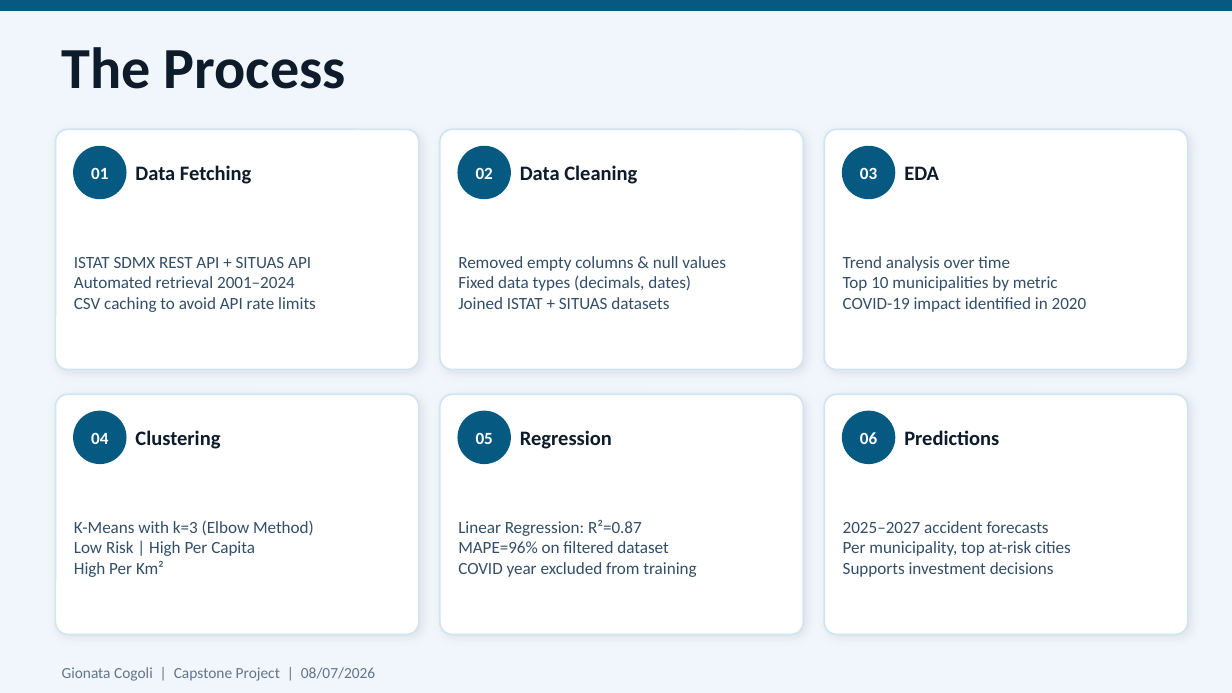
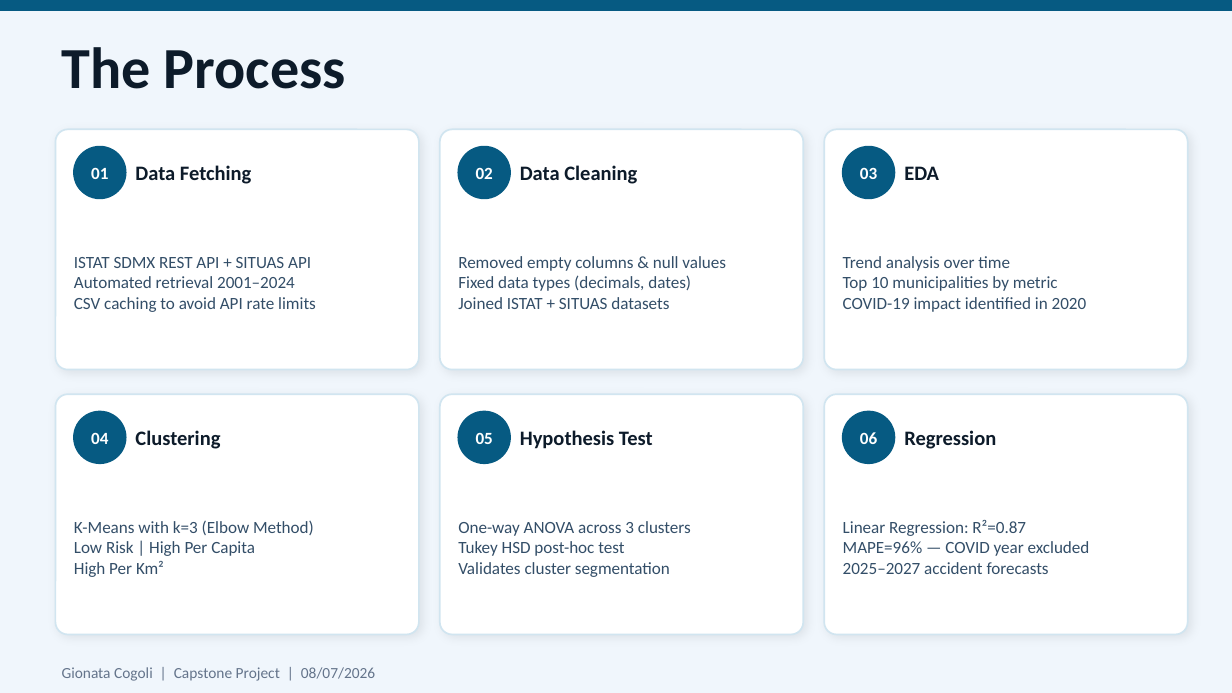
Before and after one commit to gionatacogoli/capstone_project, a slide deck: slide 2 of slides/capstone_presentation.pptx. Drawn at 1232x693 pixels with LibreOffice and Linux fonts; fonts in the diff are those of the drawing. Boxes give left, top, right and bottom in pixels: in the first picture for what was removed or moved away, otherwise in the second. Text is boxed around its words. In the diff, an @@ line names an element or a change of style, - is before the commit and + after.

Commit message:
Update slides: add hypothesis testing step to process slide

```diff
--- a/slides/capstone_presentation.pptx
+++ b/slides/capstone_presentation.pptx
@@ text at (520, 430, 653, 449): text changed @@
-Regression
+Hypothesis Test
@@ text at (904, 430, 996, 449): text changed @@
-Predictions
+Regression
@@ text at (458, 521, 691, 577): text changed @@
-Linear Regression: R²=0.87
-MAPE=96% on filtered dataset
-COVID year excluded from training
+One-way ANOVA across 3 clusters
+Tukey HSD post-hoc test
+Validates cluster segmentation
@@ text at (843, 520, 1090, 556): paragraphs added @@
+Linear Regression: R²=0.87
+MAPE=96% — COVID year excluded
@@ text at (843, 541, 1071, 577): paragraphs removed @@
-Per municipality, top at-risk cities
-Supports investment decisions
```
